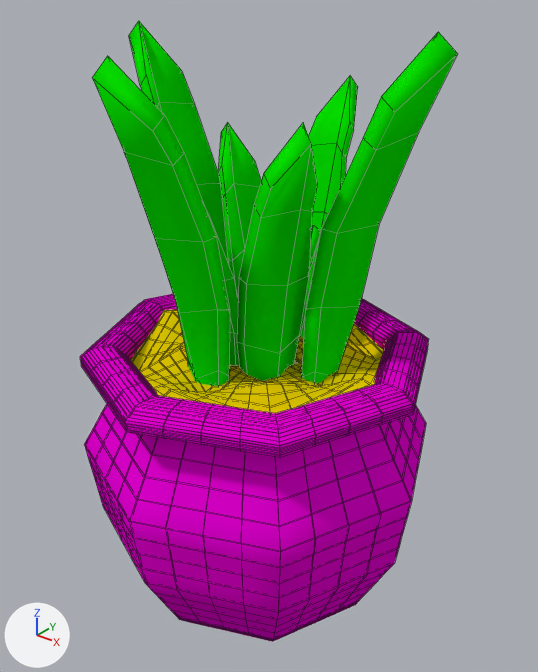
A saved change to the Blender file 3d_assets/pot_plant.blend.
Before and after are seen from a camera (50 mm lens) standing at (25.8, -31.2, 36.5) and looking at (0.6, 0.3, 16.9). Lighting does not change. The marker at lower left points along +X, +Y and +Z. Mesh edges are drawn as thin lines.

The scene before the commit, as lines of its bpy script (objects in view):
```python
me_cube = bpy.data.meshes.new('Cube')
me_cube.from_pydata(...)  # 324 vertices, 306 faces; spans x -10.1..10.0, y -9.7..9.2, z 8.4..34.2
me_cube.polygons.foreach_set('use_smooth', [True] * 306)
me_cube.materials.append(mat_material_004)  # green #08e700
me_cylinder_000 = bpy.data.meshes.new('Cylinder.000')
me_cylinder_000.from_pydata(...)  # 88 vertices, 81 faces; spans x -1.1..1.1, y -1.1..1.1, z 0.01..1.67
me_cylinder_000.polygons.foreach_set('use_smooth', [True] * 81)
me_cylinder_000.materials.append(mat_material_006)  # pink #e700d3
me_cylinder_001 = bpy.data.meshes.new('Cylinder.001')
me_cylinder_001.from_pydata(...)  # 33 vertices, 32 faces; spans x -0.97..0.97, y -0.97..0.97, z 1.48..1.65
me_cylinder_001.polygons.foreach_set('use_smooth', [True] * 32)
me_cylinder_001.materials.append(mat_material_007)  # yellow #e7cc00
ob_plant = bpy.data.objects.new('plant', me_cube)
ob_plant.location = (0.0, 0.0, 0.0)
ob_pot = bpy.data.objects.new('pot', me_cylinder_000)
ob_pot.location = (0.0, 0.0, 0.0)
ob_pot.scale = (10.0, 10.0, 10.0)
_m = ob_pot.modifiers.new('Solidify', 'SOLIDIFY')
_m.nonmanifold_thickness_mode = 'FIXED'
_m.nonmanifold_merge_threshold = 0.0003
_m = ob_pot.modifiers.new('Subsurf', 'SUBSURF')
_m.subdivision_type = 'SIMPLE'
ob_soil = bpy.data.objects.new('soil', me_cylinder_001)
ob_soil.location = (0.0, 0.0, 0.0)
ob_soil.scale = (10.0, 10.0, 10.0)
_m = ob_soil.modifiers.new('Solidify', 'SOLIDIFY')
_m.nonmanifold_thickness_mode = 'FIXED'
_m.nonmanifold_merge_threshold = 0.0003
_m = ob_soil.modifiers.new('Subsurf', 'SUBSURF')
_m.subdivision_type = 'SIMPLE'
```
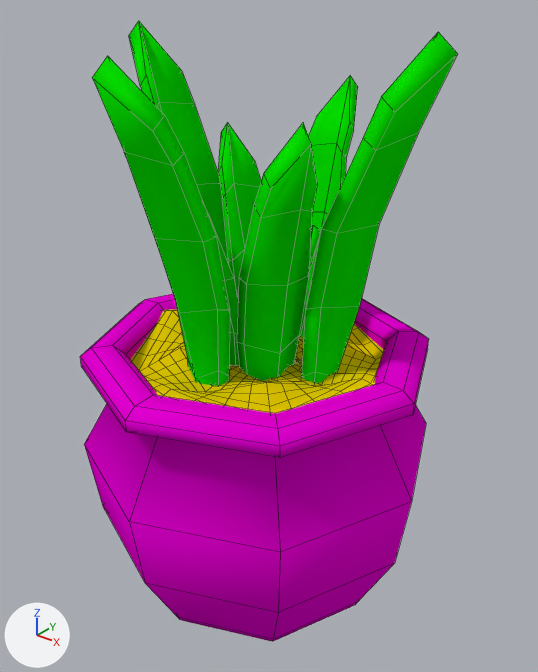
Where the change shows, as pixel boxes (x1, y1, x2, y2) in the pictures (538 x 672 px):
'pot', modifiers changed: (80, 294, 429, 642) in both
'soil', modifiers changed: (131, 309, 384, 413) in both

Edits to the bpy script that builds the scene:
```text
Change ob_soil:
    remove _m = ob_soil.modifiers.new('Solidify', 'SOLIDIFY')
    remove _m.nonmanifold_thickness_mode = 'FIXED'
    remove _m.nonmanifold_merge_threshold = 0.0003
Change ob_pot:
    remove _m = ob_pot.modifiers.new('Solidify', 'SOLIDIFY')
    remove _m.nonmanifold_thickness_mode = 'FIXED'
    remove _m.nonmanifold_merge_threshold = 0.0003
    remove _m = ob_pot.modifiers.new('Subsurf', 'SUBSURF')
    remove _m.subdivision_type = 'SIMPLE'
```
